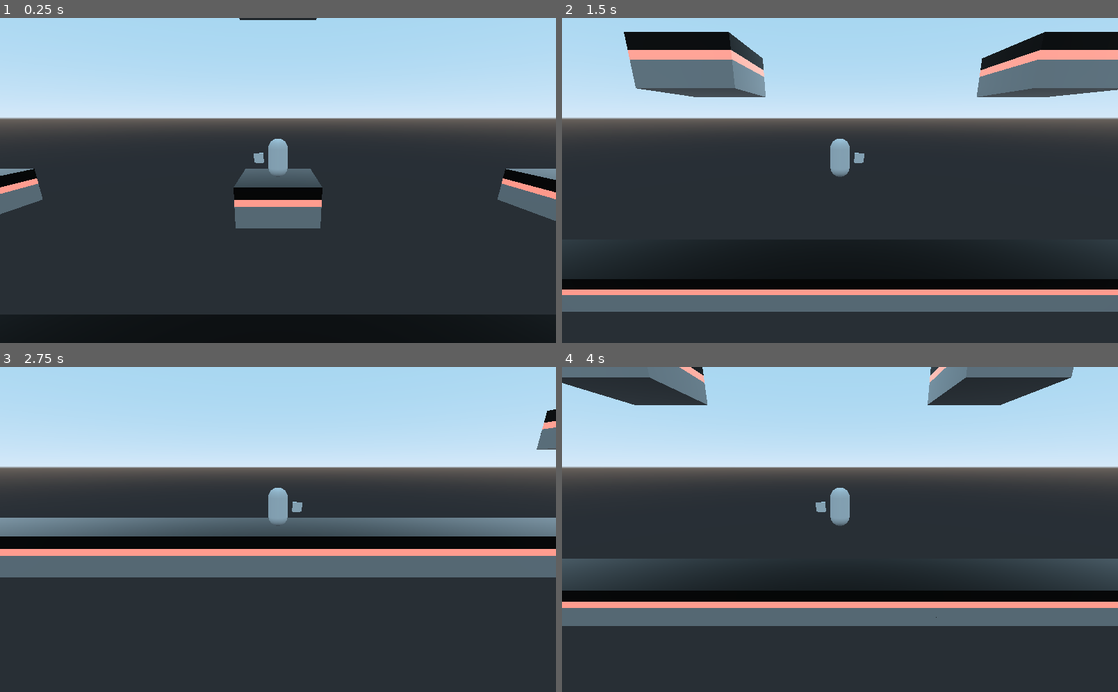
Above: before the commit, frames 1-4 (two rows, left to right).
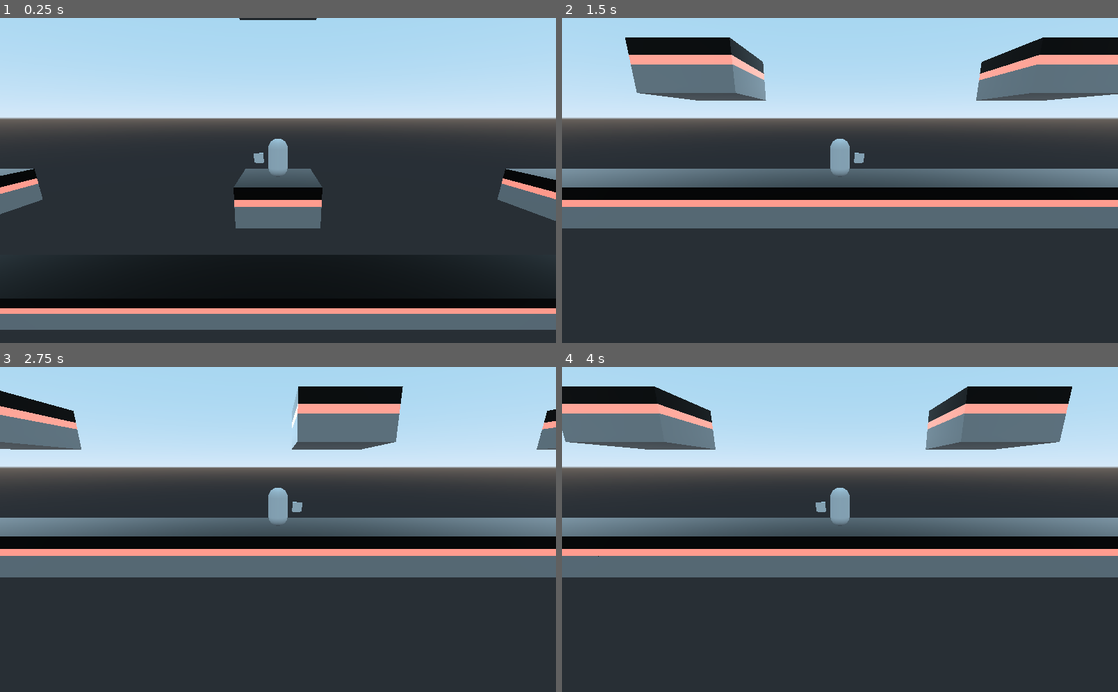
Above: after the commit, the same moments.

Repository: matgib38/Devoid
Game: Godot game, scene res://Entities/Test Level.tscn
The game is run twice, just before and just after one commit, with the same random seed, the same clock (stepped at 60 frames per second) and the same inputs.
Inputs:
- Up to frame 1 (0.25 s): no input
- Up to frame 2 (1.5 s): tap Enter at 0.5 s; hold Right (ui_right) 0.53-1.28 s; hold Down (ui_down) from 1.28 s (still down)
- Up to frame 3 (2.75 s): tap Space at 2 s; release Down (ui_down) at 2.03 s; hold Right (ui_right) from 2.03 s (still down)
- Up to frame 4 (4 s): release Right (ui_right) at 2.78 s; hold Up (ui_up) 2.78-3.53 s; hold Left (ui_left) from 3.53 s (still down)

The runs differ from the first frame. In frame 1, 21% of the frame differs, in the area x 0-100%, y 72-100%; in frame 2, 35%; in frame 3, 5.6%; in frame 4, 42%, in the area x 0-100%, y 0-80%.

Commit message:
fixed dash, messed with double jump code

Diff:
--- a/Dash.gd
+++ b/Dash.gd
@@ -4,4 +4,4 @@
 
 func _on_Area_body_entered(body):
 	if body.name == "Player":
-		dash_check.can_dash = true
+		dash_check.dash = true
--- a/Entities/Movement.gd
+++ b/Entities/Movement.gd
@@ -8,14 +8,14 @@
 var double_jump = false
 var can_double_jump = false
 var dash = false
-var can_dash = false
+var can_dash = true
+var dashing = false
+var input = Vector3.ZERO
 
 export var max_speed = 10
 export var friction = 10
 export var speed = 1
 export var acceleration = 0.5
-
-export var wait_time = 3 #double jump cooldown
 
 var move_vector = Vector3.ZERO
 
@@ -32,7 +32,8 @@
 	pass
 
 func _physics_process(delta):
-	var input = get_input()
+	if dashing == false:
+		input = get_input()
 	if input != Vector3.ZERO: #Codes for movement
 		speed += acceleration
 		if input > Vector3.ZERO:
@@ -58,10 +59,12 @@
 		can_wall_jump = true
 		can_double_jump = true
 
+	if is_on_wall():
+		can_double_jump = true
+
 	if Input.is_action_just_pressed("ui_up") and not is_on_floor() and double_jump == true and can_double_jump:
 		move_vector.y = jump
 		can_double_jump = false
-		$DoubleJumpTimer.start()
 
 	if Input.is_action_just_pressed("ui_up") and is_on_floor(): #Codes for basic jump
 		move_vector.y = jump
@@ -72,21 +75,21 @@
 		can_double_jump = true
 		$WallJumpTimer.start()
 
-
-
-	if Input.is_action_just_pressed("ui_down") and can_dash == true:
-		move_vector.z  += 500
-		print("dah")
+	if Input.is_action_just_pressed("ui_down") and dash and can_dash == true:
+		speed = 50
+		max_speed = 50
+		dashing = true
 		can_dash = false
-		$DashTimer.start()
-
+		$DashLengthTimer.start()
+		$DashTimeout.start()
 	move_vector = move_and_slide(move_vector, Vector3.UP)
 
 func _on_WallJumpTimer_timeout():
 	can_wall_jump = true
 
-func _on_DoubleJumpTimer_timeout():
-	can_double_jump = true
+func _on_DashLengthTimer_timeout():
+	max_speed = 10
+	dashing = false
 
-func _on_Timer_timeout():
+func _on_DashTimeout_timeout():
 	can_dash = true
--- a/Entities/Player.tscn
+++ b/Entities/Player.tscn
@@ -35,14 +35,13 @@
 wait_time = 1.5
 one_shot = true
 
-[node name="DoubleJumpTimer" type="Timer" parent="."]
-wait_time = 1.5
+[node name="DashLengthTimer" type="Timer" parent="."]
+wait_time = 0.25
 one_shot = true
 
-[node name="DashTimer" type="Timer" parent="."]
+[node name="DashTimeout" type="Timer" parent="."]
 wait_time = 1.5
-one_shot = true
 
 [connection signal="timeout" from="WallJumpTimer" to="." method="_on_WallJumpTimer_timeout"]
-[connection signal="timeout" from="DoubleJumpTimer" to="." method="_on_DoubleJumpTimer_timeout"]
-[connection signal="timeout" from="DashTimer" to="." method="_on_Timer_timeout"]
+[connection signal="timeout" from="DashLengthTimer" to="." method="_on_DashLengthTimer_timeout"]
+[connection signal="timeout" from="DashTimeout" to="." method="_on_DashTimeout_timeout"]
--- a/Entities/Test Level.tscn
+++ b/Entities/Test Level.tscn
@@ -13,56 +13,56 @@
 [node name="Test Level" type="Spatial"]
 
 [node name="Player" parent="." instance=ExtResource( 1 )]
-transform = Transform( 1, 0, 1.74846e-07, 0, 1, 0, -1.74846e-07, 0, 1, 0, 11, -13 )
+transform = Transform( 1, 0, 1.74846e-07, 0, 1, 0, -1.74846e-07, 0, 1, 0, 6, -13 )
 
 [node name="Camera" type="Camera" parent="."]
 transform = Transform( -4.2222e-08, 0.258819, -0.965926, 1.13133e-08, 0.965926, 0.258819, 1, 4.61853e-14, -4.37114e-08, -12, 4, 0 )
 script = ExtResource( 2 )
 
 [node name="WallJump" parent="." instance=ExtResource( 5 )]
-transform = Transform( 0.22464, 0, 0, 0, 0.23328, 0, 0, 0, 0.216, 0, 12, -30 )
+transform = Transform( 0.22464, 0, 0, 0, 0.23328, 0, 0, 0, 0.216, 0, 7, -30 )
 
 [node name="DoubleJump" parent="." instance=ExtResource( 7 )]
-transform = Transform( 0.3, 0, 0, 0, 0.3, 0, 0, 0, 0.3, 0, 41, 21 )
+transform = Transform( 0.3, 0, 0, 0, 0.3, 0, 0, 0, 0.3, 0, 36, 21 )
 
 [node name="CameraStopper" parent="." instance=ExtResource( 3 )]
 transform = Transform( -4.40239e-08, 0, -2.01689, 0, 5.84147, 0, 1.00715, 0, -8.81611e-08, 0, 0, -43.9784 )
 
 [node name="red_platform" parent="." instance=ExtResource( 8 )]
-transform = Transform( 2, 0, 0, 0, 1, 0, 0, 0, 1, 0, 9, 3 )
+transform = Transform( 2, 0, 0, 0, 1, 0, 0, 0, 1, 0, 4, 3 )
 
 [node name="red_platform2" parent="." instance=ExtResource( 8 )]
-transform = Transform( 2, 0, 0, 0, 1, 0, 0, 0, 1, 0, 9, -13 )
+transform = Transform( 2, 0, 0, 0, 1, 0, 0, 0, 1, 0, 4, -13 )
 
 [node name="red_platform7" parent="." instance=ExtResource( 8 )]
-transform = Transform( 2, 0, 0, 0, 1, 0, 0, 0, 1, 0, 9, -30 )
+transform = Transform( 2, 0, 0, 0, 1, 0, 0, 0, 1, 0, 4, -30 )
 
 [node name="red_platform3" parent="." instance=ExtResource( 8 )]
-transform = Transform( 2, 0, 0, 0, 1, 0, 0, 0, 1, 0, 19, -13 )
+transform = Transform( 2, 0, 0, 0, 1, 0, 0, 0, 1, 0, 14, -13 )
 
 [node name="red_platform4" parent="." instance=ExtResource( 8 )]
-transform = Transform( 2, 0, 0, 0, 1, 0, 0, 0, 1, 0, 38, -13 )
+transform = Transform( 2, 0, 0, 0, 1, 0, 0, 0, 1, 0, 33, -13 )
 
 [node name="red_platform10" parent="." instance=ExtResource( 8 )]
-transform = Transform( 2, 0, 0, 0, 1, 0, 0, 0, 1, 0, 38, -39 )
+transform = Transform( 2, 0, 0, 0, 1, 0, 0, 0, 1, 0, 33, -39 )
 
 [node name="red_platform11" parent="." instance=ExtResource( 8 )]
-transform = Transform( 2, 0, 0, 0, 1, 0, 0, 0, 1, 0, 51, -43 )
+transform = Transform( 2, 0, 0, 0, 1, 0, 0, 0, 1, 0, 46, -43 )
 
 [node name="red_platform12" parent="." instance=ExtResource( 8 )]
-transform = Transform( 2, 0, 0, 0, 1, 0, 0, 0, 1, 0, 55, -27 )
+transform = Transform( 2, 0, 0, 0, 1, 0, 0, 0, 1, 0, 50, -27 )
 
 [node name="red_platform13" parent="." instance=ExtResource( 8 )]
-transform = Transform( 2, 0, 0, 0, 1, 0, 0, 0, 1, 0, 61, -13 )
+transform = Transform( 2, 0, 0, 0, 1, 0, 0, 0, 1, 0, 56, -13 )
 
 [node name="red_platform8" parent="." instance=ExtResource( 8 )]
-transform = Transform( 2, 0, 0, 0, 1, 0, 0, 0, 1, 0, 38, 3 )
+transform = Transform( 2, 0, 0, 0, 1, 0, 0, 0, 1, 0, 33, 3 )
 
 [node name="red_platform9" parent="." instance=ExtResource( 8 )]
-transform = Transform( 2, 0, 0, 0, 1, 0, 0, 0, 1, 0, 38, 21 )
+transform = Transform( 2, 0, 0, 0, 1, 0, 0, 0, 1, 0, 33, 21 )
 
 [node name="red_platform5" parent="." instance=ExtResource( 8 )]
-transform = Transform( 2, 0, 0, 0, 1, 0, 0, 0, 1, 0, 28, -13 )
+transform = Transform( 2, 0, 0, 0, 1, 0, 0, 0, 1, 0, 23, -13 )
 
 [node name="red_platform6" parent="." instance=ExtResource( 8 )]
 transform = Transform( 2, 0, 0, 0, 1, 0, 0, 0, 1, 0, 4, 17 )
@@ -80,4 +80,4 @@
 transform = Transform( 1.31134e-07, 0, -1, 0, 1, 0, 1, 0, 1.31134e-07, 0, -2, 35 )
 
 [node name="Dash" parent="." instance=ExtResource( 9 )]
-transform = Transform( 0.3, 0, 0, 0, 0.308, 0, 0, 0, 0.3, 0, 13, 3 )
+transform = Transform( 0.3, 0, 0, 0, 0.308, 0, 0, 0, 0.3, 0, 8, 3 )
